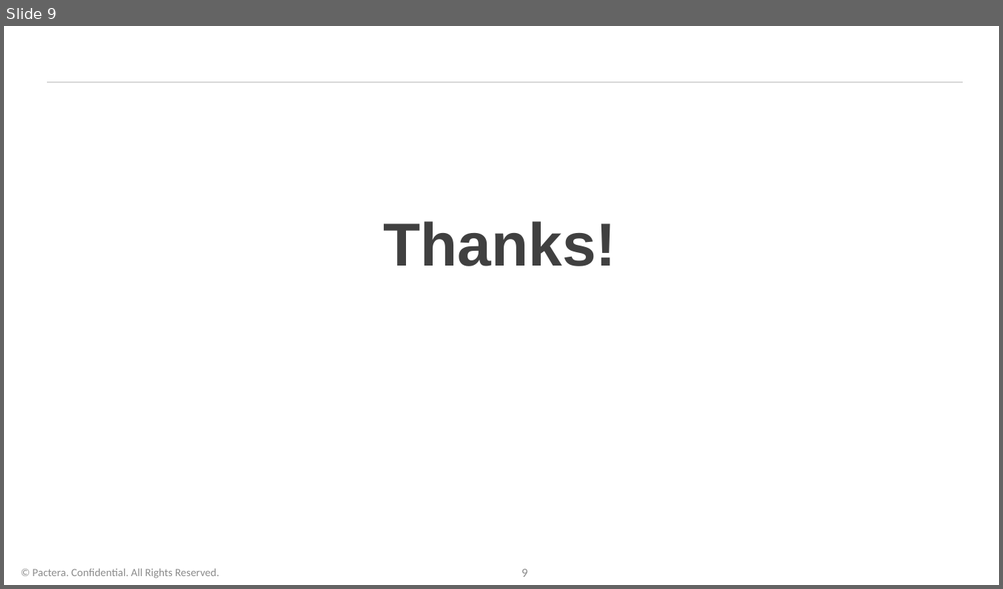
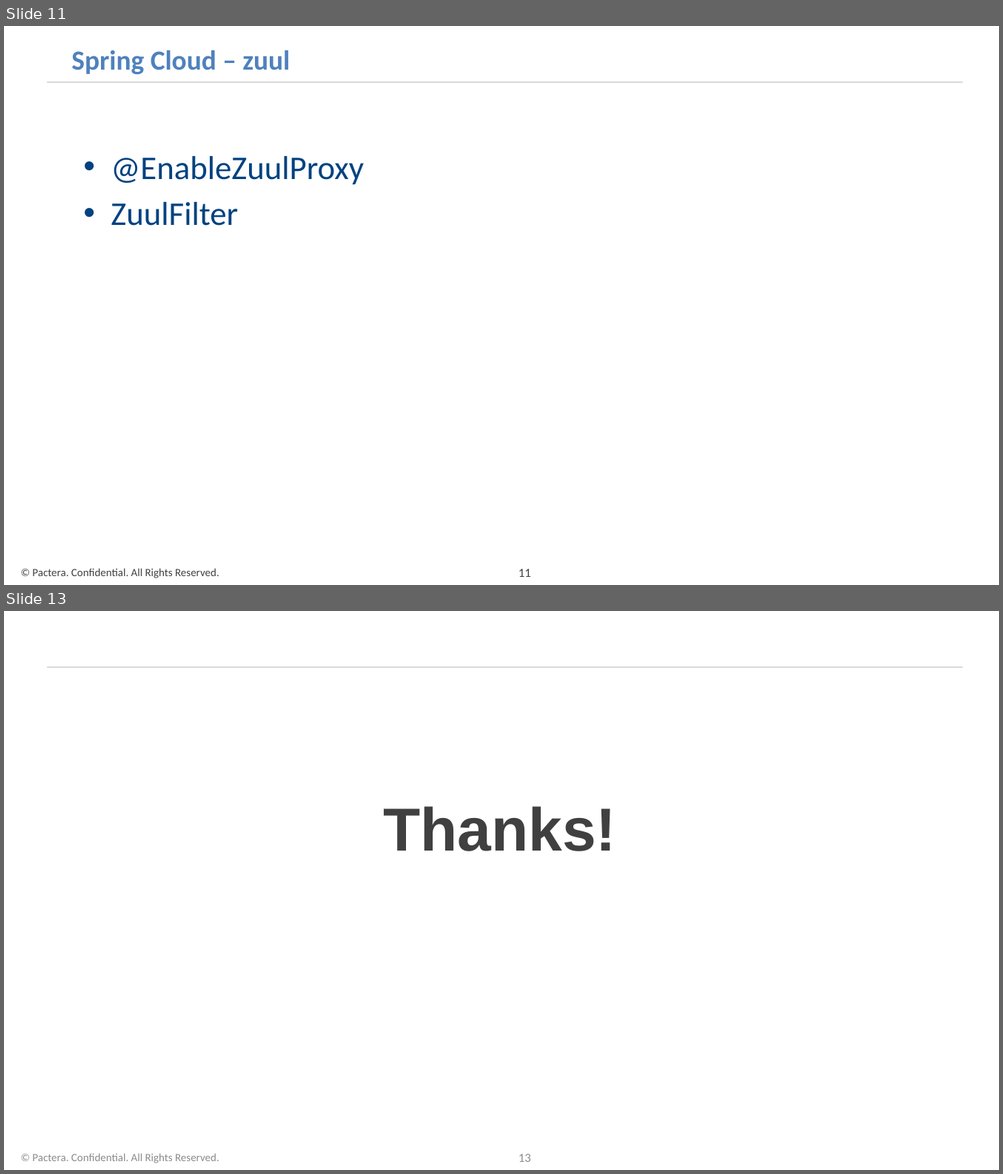
Before and after one commit to xiaolongtang/springcloud, a slide deck: spring cloud.pptx. Shown one above the other, each under a label of ours: slide 9 before the commit, slides 11 and 13 after it; the slides between them are not shown. The pictures are 1003x589 and 1003x1174 pixels, drawn with LibreOffice and Linux fonts; fonts in the diff are those of the drawing; background and template pictures are left out. Boxes give left, top, right and bottom in pixels: in the first picture for what was removed or moved away, otherwise in the second. Text is boxed around its words. In the diff, an @@ line names an element or a change of style, - is before the commit and + after.

```diff
--- a/spring cloud.pptx
+++ b/spring cloud.pptx
@@ slide 11 added at [4,26,999,585], background #FFFFFF; not listed: 1 template element that a slide beside it also shows @@
@@ title added at [71,50,290,75], 20 pt, text #4F81BD, bold @@
+Spring Cloud – zuul
@@ text added at [111,156,364,226], 24 pt, text #004280 @@
+• @EnableZuulProxy
+• ZuulFilter
@@ text added at [32,568,219,579], 8 pt, text #404040 @@
+© Pactera. Confidential. All Rights Reserved.
@@ page number added at [518,569,531,577], 9 pt, text #404040 @@
+11
@@ what was slide 9 is now slide 13 @@
@@ page number at [518,1154,531,1162]: text changed @@
-9
+13
```
Also in this commit, not shown: 3 other slides added.
